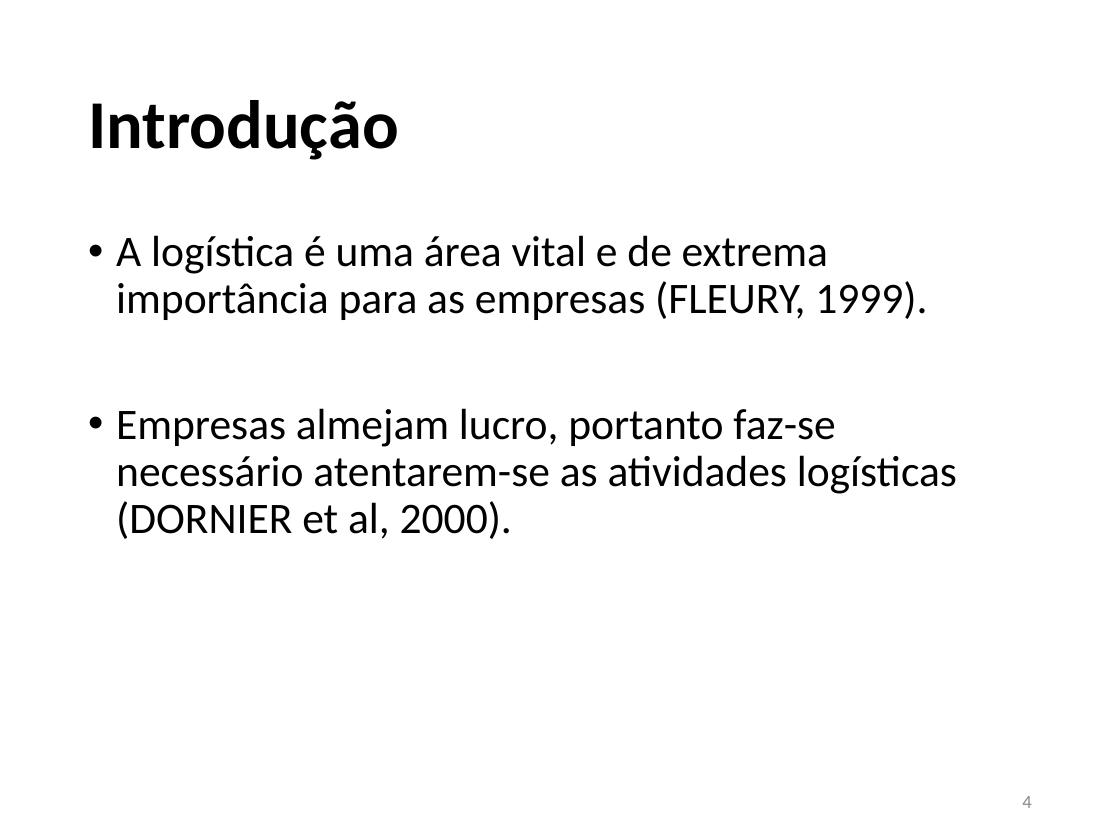
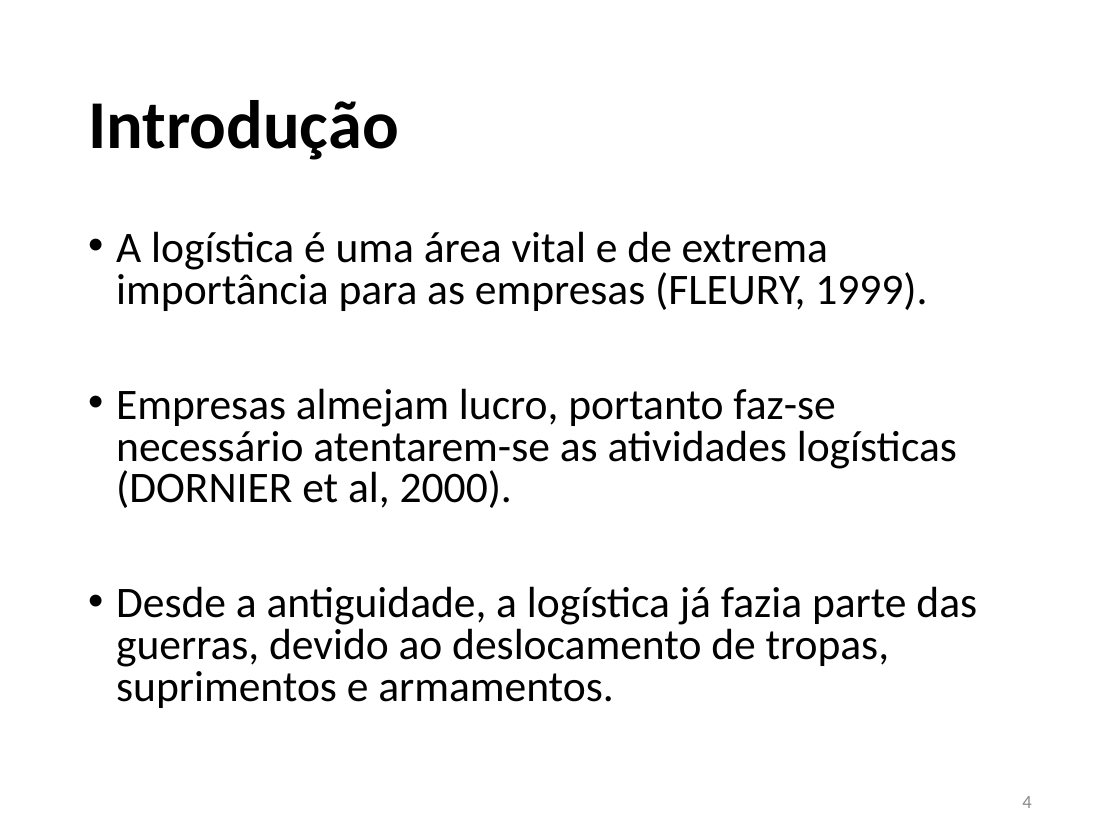
Before and after one commit to JoaoVFG/documentacaoTG, a slide deck: slide 4 of APRESENTAÇÃO JOAO VITOR.pptx. Drawn at 1120x840 pixels with LibreOffice and Linux fonts; fonts in the diff are those of the drawing. Boxes give left, top, right and bottom in pixels: in the first picture for what was removed or moved away, otherwise in the second. Text is boxed around its words. In the diff, an @@ line names an element or a change of style, - is before the commit and + after.

```diff
--- a/APRESENTAÇÃO JOAO VITOR.pptx
+++ b/APRESENTAÇÃO JOAO VITOR.pptx
@@ text at box(116, 231, 957, 508): line spacing 0.9 to 0.8 @@
@@ text at box(116, 586, 977, 708): paragraph added @@
+• Desde a antiguidade, a logística já fazia parte das guerras, devido ao deslocamento de tropas, suprimentos e armamentos.
```
Also in this commit, not shown: 6 other slides changed, 1 slide added, 2 slides removed, 3 other files.
